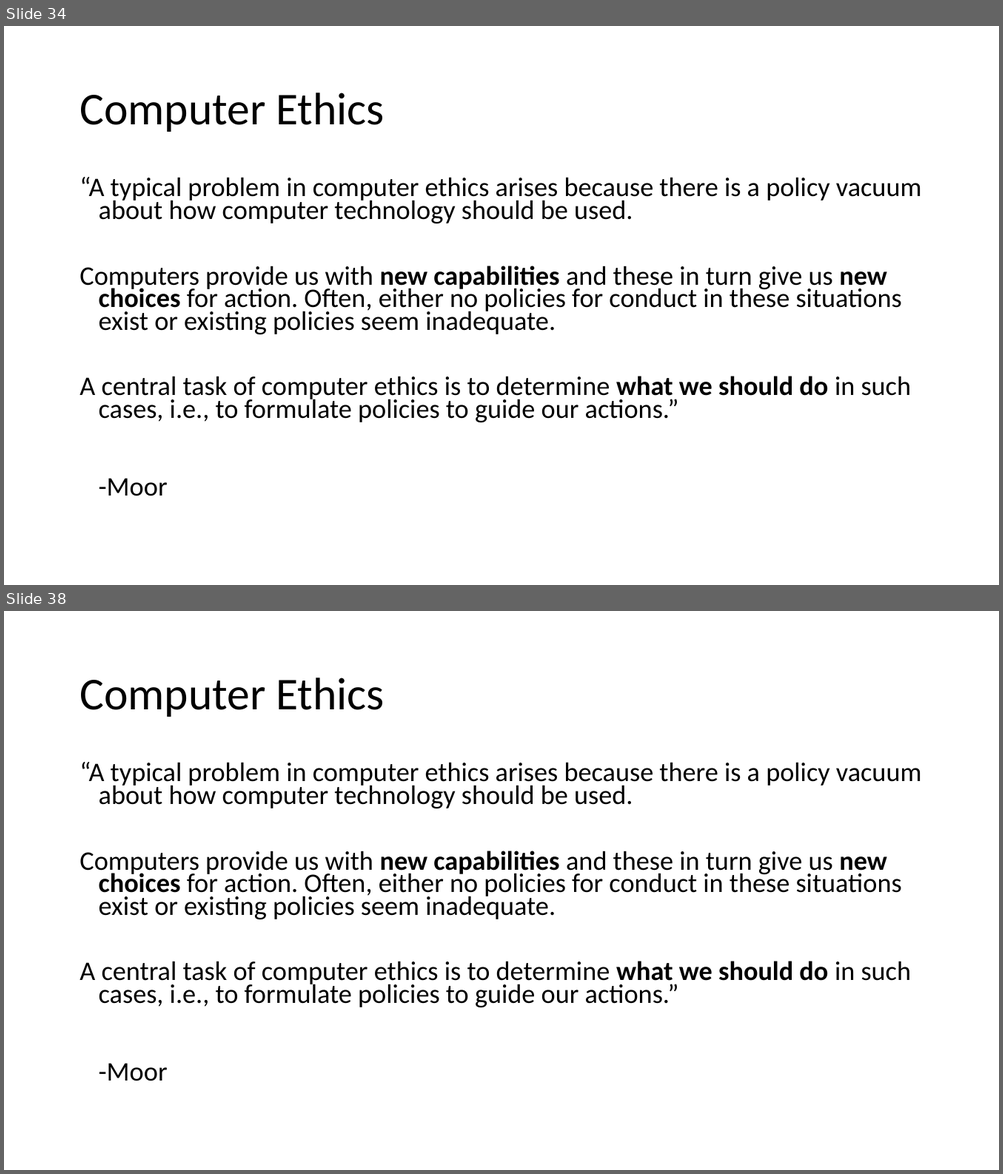
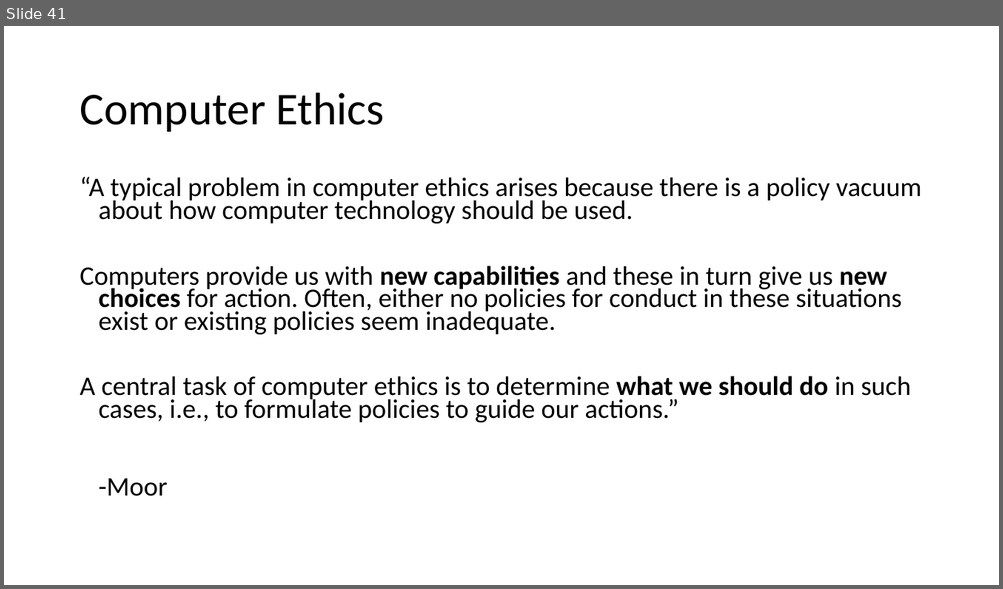
Before and after one commit to noise-lab/censorship-course, a slide deck: lectures/4-Measurement.pptx. Shown one above the other, each under a label of ours: slides 34 and 38 before the commit, slide 41 after it; the slides between them are not shown. The pictures are 1003x1174 and 1003x589 pixels, drawn with LibreOffice and Linux fonts; fonts in the diff are those of the drawing. Boxes give left, top, right and bottom in pixels: in the first picture for what was removed or moved away, otherwise in the second. Text is boxed around its words. In the diff, an @@ line names an element or a change of style, - is before the commit and + after.

```diff
--- a/lectures/4-Measurement.pptx
+++ b/lectures/4-Measurement.pptx
@@ slide 38 removed at box(4, 611, 999, 1170), background #FFFFFF @@
@@ title removed at box(79, 678, 384, 717) @@
-Computer Ethics
@@ text removed at box(79, 762, 922, 1082) @@
-“A typical problem in computer ethics arises because there is a policy vacuum about how computer technology should be used.
-Computers provide us with new capabilities and these in turn give us new choices for action. Often, either no policies for conduct in these situations exist or existing policies seem inadequate.
-A central task of computer ethics is to determine what we should do in such cases, i.e., to formulate policies to guide our actions.”
--Moor
@@ what was slide 34 is now slide 41 @@
```
Also in this commit, not shown: 3 slides changed, 8 slides added, 3 other slides removed, 1 other file.
